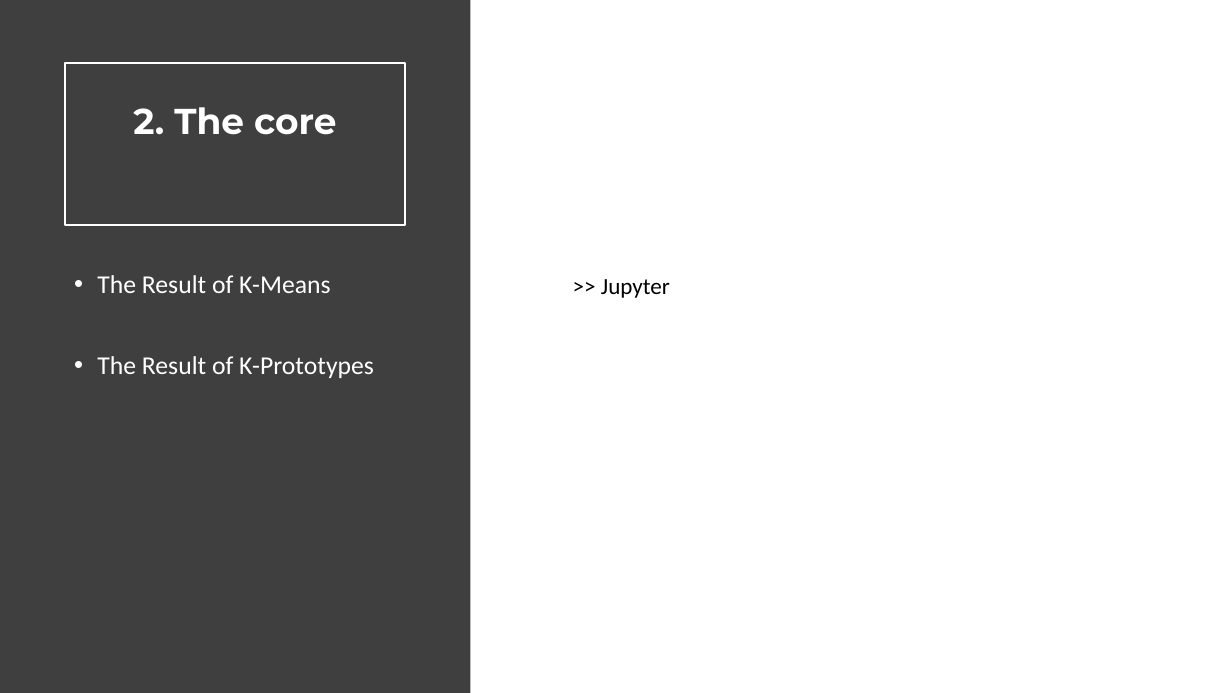
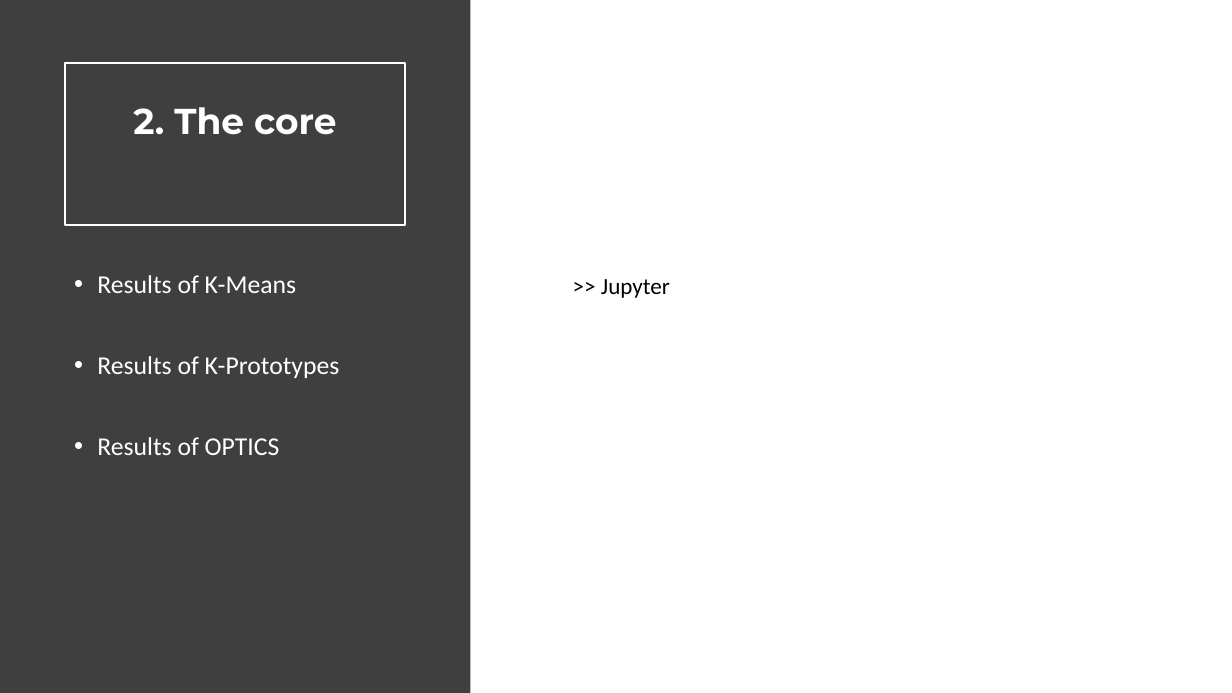
Before and after one commit to maisonhai3/Portfolio, a slide deck: slide 8 of 2_Boston_marathon/Boston_presentation.pptx (slide 7 before the commit). Drawn at 1232x693 pixels with LibreOffice and Linux fonts; fonts in the diff are those of the drawing. Boxes give left, top, right and bottom in pixels: in the first picture for what was removed or moved away, otherwise in the second. Text is boxed around its words. In the diff, an @@ line names an element or a change of style, - is before the commit and + after.

```diff
--- a/2_Boston_marathon/Boston_presentation.pptx
+++ b/2_Boston_marathon/Boston_presentation.pptx
@@ text at [97,275,340,455]: text changed @@
-• The Result of K-Means
-• The Result of K-Prototypes
+• Results of K-Means
+• Results of K-Prototypes
+• Results of OPTICS
```
Also in this commit, not shown: 1 other slide changed, 2 slides added, 1 slide removed, 29 other files.
